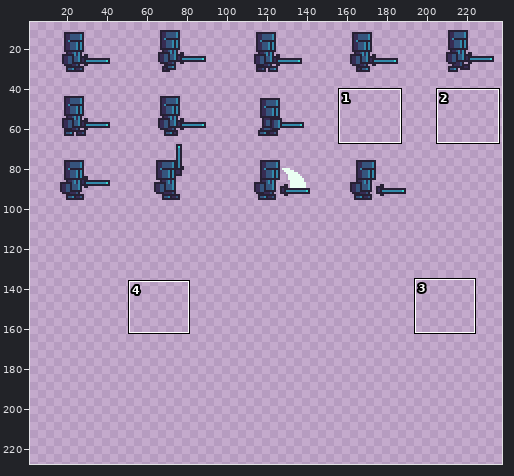
Sprite sheet -- img/sprites.png. Above: a wide view before the commit, with the close-up outlined.
Close-up. Earlier state:
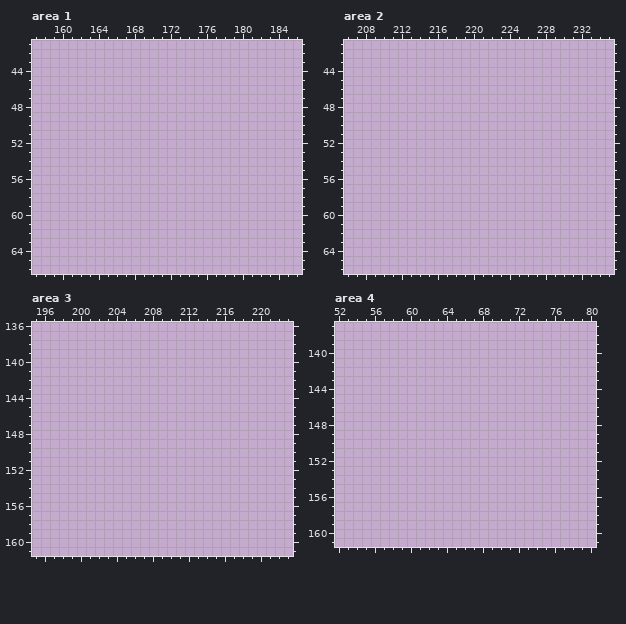
The file is 256x256 pixels. Colours within 5 levels of each other are drawn and written as one. Shown: area 1: x 157..186, y 41..66; area 2: x 206..235, y 41..66; area 3: x 195..223, y 136..161; area 4: x 52..80, y 137..161. The wide view leaves out empty margins. The commit also changed other parts of the picture, which this record leaves out.
New version:
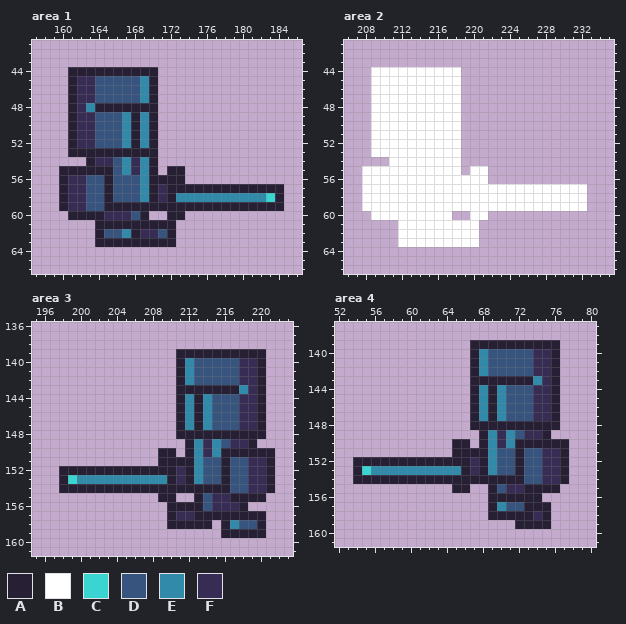
Palette (. is transparent): A #272034  B #ffffff  C #3ad5d0  D #36547d  E #328aab  F #372c53
Edits made:
Changed rows in their new state; - is an unchanged pixel.
Area 1:
first column x 160:
44 -AAAAAAAAAA--------------
45 -AFFDDDDDEA--------------
46 -AFFDDDDDEA--------------
47 -AFFDDDDDEA--------------
48 -AFEAAAAAAA--------------
49 -AFFDDDEAEA--------------
50 -AFFDDDEAEA--------------
51 -AFFDDDEAEA--------------
52 -AFFDDDEAEA--------------
53 -AAAAAAAAAA--------------
54 ---AFFDEFEA--------------
55 AAAAAADEFEA-AA-----------
56 AFFDDADDDEAAAA-----------
57 AFFDDADDDEAFAAAAAAAAAAAAA
58 AFFDDADDDEAFAEEEEEEEEEECA
59 AFFDDAAAAAAAAAAAAAAAAAAAA
60 -AAAAFFFDA--AA-----------
61 ----AAAAAAAAA------------
62 ----ADDEAFFDA------------
63 ----AAAAAAAAA------------
Area 2:
first column x 208:
44 -BBBBBBBBBB--------------
45 -BBBBBBBBBB--------------
46 -BBBBBBBBBB--------------
47 -BBBBBBBBBB--------------
48 -BBBBBBBBBB--------------
49 -BBBBBBBBBB--------------
50 -BBBBBBBBBB--------------
51 -BBBBBBBBBB--------------
52 -BBBBBBBBBB--------------
53 -BBBBBBBBBB--------------
54 ---BBBBBBBB--------------
55 BBBBBBBBBBB-BB-----------
56 BBBBBBBBBBBBBB-----------
57 BBBBBBBBBBBBBBBBBBBBBBBBB
58 BBBBBBBBBBBBBBBBBBBBBBBBB
59 BBBBBBBBBBBBBBBBBBBBBBBBB
60 -BBBBBBBBB--BB-----------
61 ----BBBBBBBBB------------
62 ----BBBBBBBBB------------
63 ----BBBBBBBBB------------
Area 3:
first column x 198:
139 -------------AAAAAAAAAA-
140 -------------AEDDDDDFFA-
141 -------------AEDDDDDFFA-
142 -------------AEDDDDDFFA-
143 -------------AAAAAAAEFA-
144 -------------AEAEDDDFFA-
145 -------------AEAEDDDFFA-
146 -------------AEAEDDDFFA-
147 -------------AEAEDDDFFA-
148 -------------AAAAAAAAAA-
149 --------------AEFEDFFA--
150 -----------AA-AEFEAAAAAA
151 -----------AAAAEDDADDFFA
152 AAAAAAAAAAAAAFAEDDADDFFA
153 ACEEEEEEEEEEAFAEDDADDFFA
154 AAAAAAAAAAAAAAAAAAADDFFA
155 -----------AA--ADFFAAAA-
156 ------------AAAADFFFA---
157 ------------AFFAAAAAAAA-
158 ------------AAAAA-AEDDA-
159 ------------------AAAAA-
Area 4:
first column x 54:
139 -------------AAAAAAAAAA-
140 -------------AEDDDDDFFA-
141 -------------AEDDDDDFFA-
142 -------------AEDDDDDFFA-
143 -------------AAAAAAAEFA-
144 -------------AEAEDDDFFA-
145 -------------AEAEDDDFFA-
146 -------------AEAEDDDFFA-
147 -------------AEAEDDDFFA-
148 -------------AAAAAAAAAA-
149 --------------AEFEDFFA--
150 -----------AA-AEFEAAAAAA
151 -----------AAAAEDDADDFFA
152 AAAAAAAAAAAAAFAEDDADDFFA
153 ACEEEEEEEEEEAFAEDDADDFFA
154 AAAAAAAAAAAAAAAAAAADDFFA
155 -----------AA--ADFFAAAA-
156 ---------------AAAAAA---
157 ---------------AEDDAAA--
158 ---------------AAAAAFA--
159 ------------------AAAA--
Where, in picture pixels (left, top, right, bottom), the same in both close-ups:
added: (59, 67, 284, 247)
added: (362, 67, 587, 247)
added: (59, 349, 275, 538)
added: (353, 340, 569, 529)
